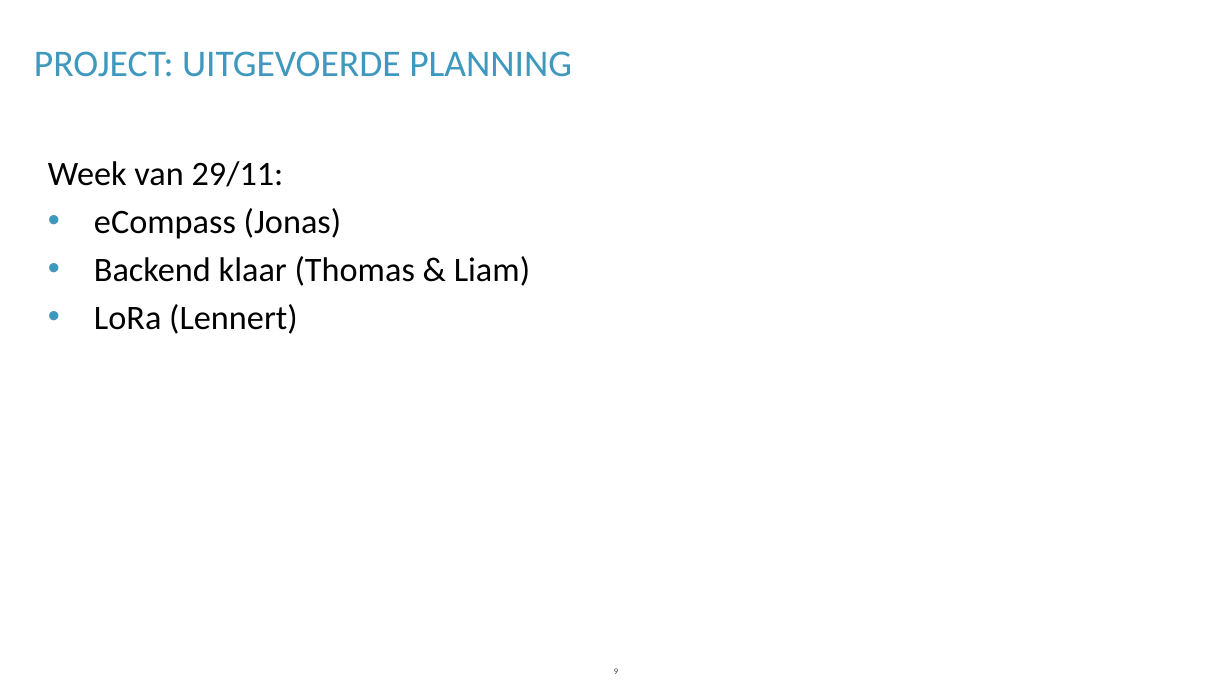
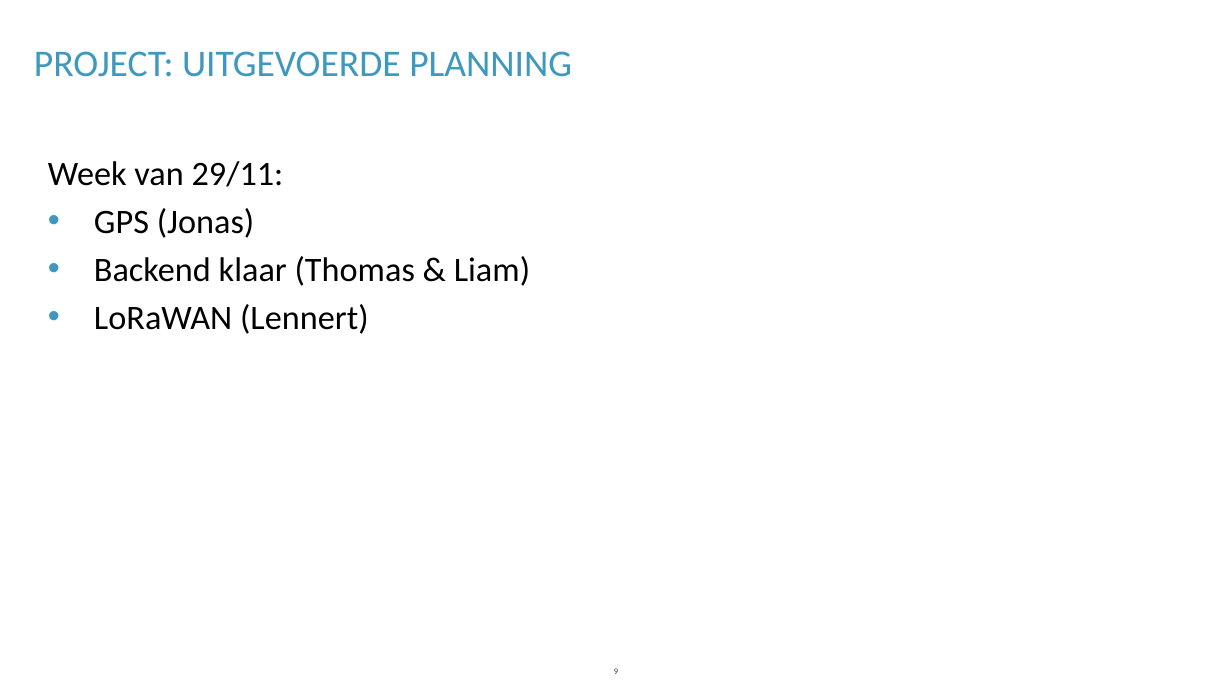
Before and after one commit to lennertvanhasselt/lowpowTLJL, a slide deck: slide 9 of Presentatie_groep_3.pptx. Drawn at 1232x693 pixels with LibreOffice and Linux fonts; fonts in the diff are those of the drawing; background and template pictures are left out. Boxes give left, top, right and bottom in pixels: in the first picture for what was removed or moved away, otherwise in the second. Text is boxed around its words. In the diff, an @@ line names an element or a change of style, - is before the commit and + after.

```diff
--- a/Presentatie_groep_3.pptx
+++ b/Presentatie_groep_3.pptx
@@ text at (x1=94, y1=208, x2=255, y2=238): text changed @@
-• eCompass (Jonas)
+• GPS (Jonas)
@@ text at (x1=94, y1=304, x2=369, y2=334): text changed @@
-• LoRa (Lennert)
+• LoRaWAN (Lennert)
```
Also in this commit, not shown: 1 slide added.
